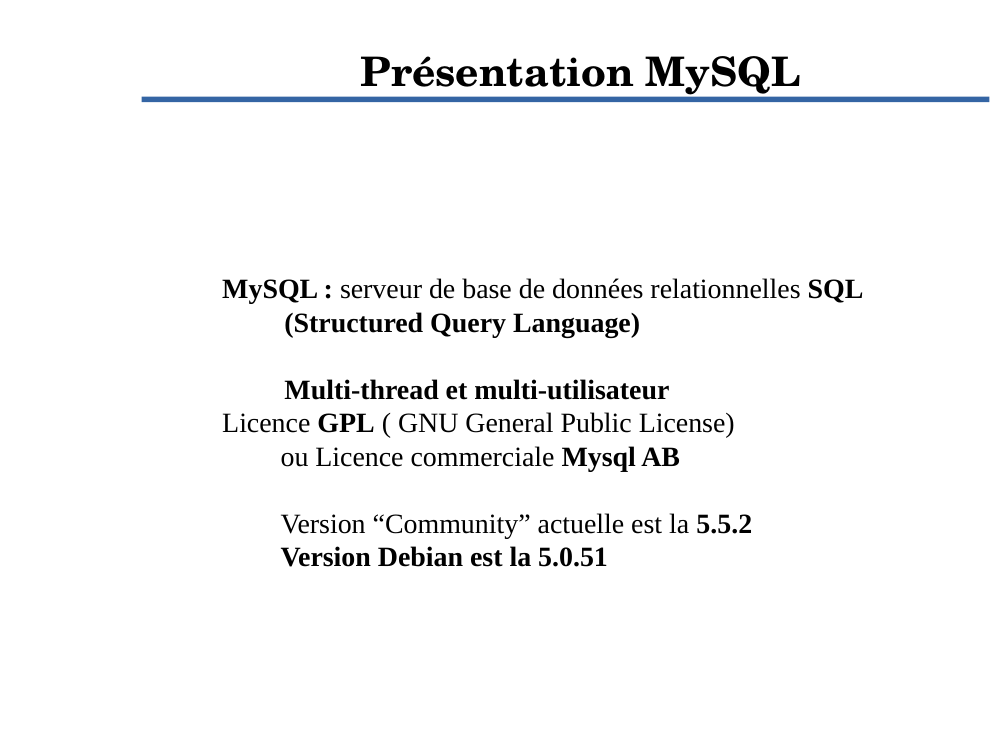
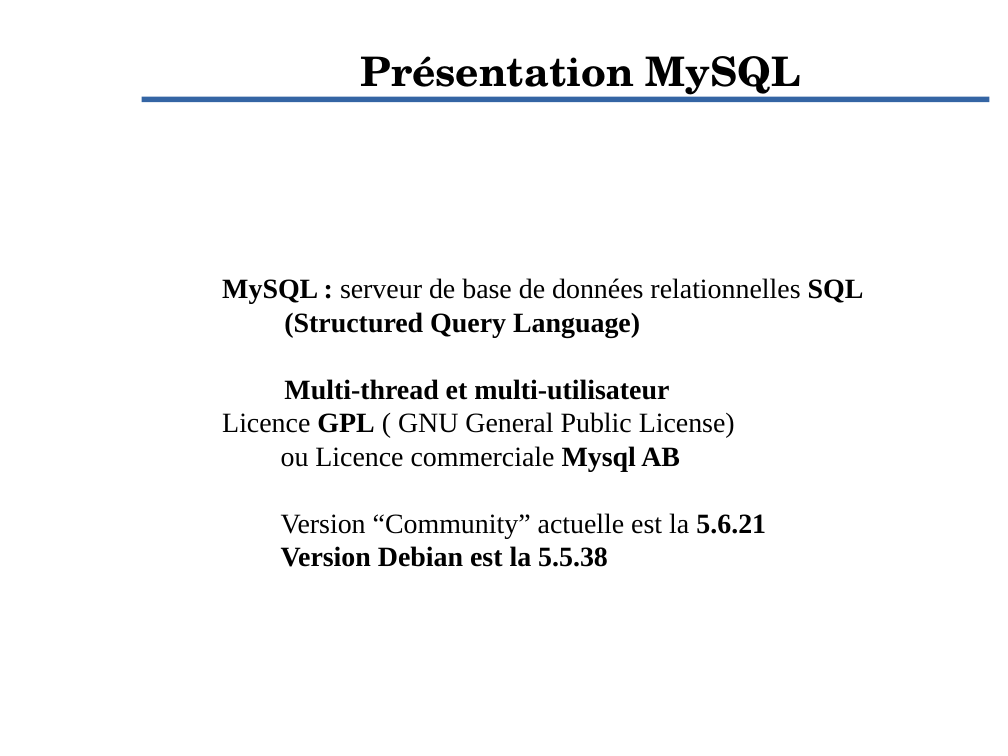
Before and after one commit to Evolix/evoformations, a slide deck: slide 2 of slides/mysql.odp. Drawn at 1008x756 pixels with LibreOffice and Linux fonts; fonts in the diff are those of the drawing; background and template pictures are left out. Boxes give left, top, right and bottom in pixels: in the first picture for what was removed or moved away, otherwise in the second. Text is boxed around its words. In the diff, an @@ line names an element or a change of style, - is before the commit and + after.

```diff
--- a/slides/mysql.odp
+++ b/slides/mysql.odp
@@ subtitle at bbox=[281, 513, 766, 567]: text changed @@
-Version “Community” actuelle est la 5.5.2
-Version Debian est la 5.0.51
+Version “Community” actuelle est la 5.6.21
+Version Debian est la 5.5.38
```
Also in this commit, not shown: 4 other files.
